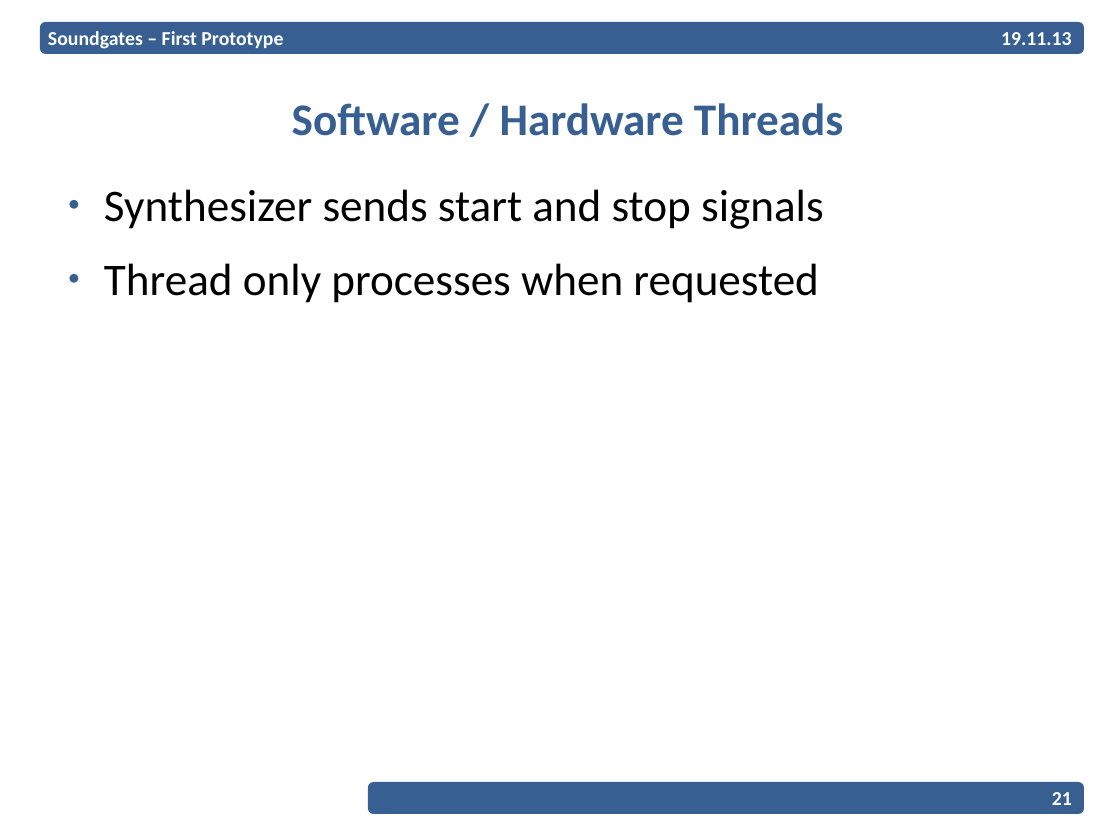
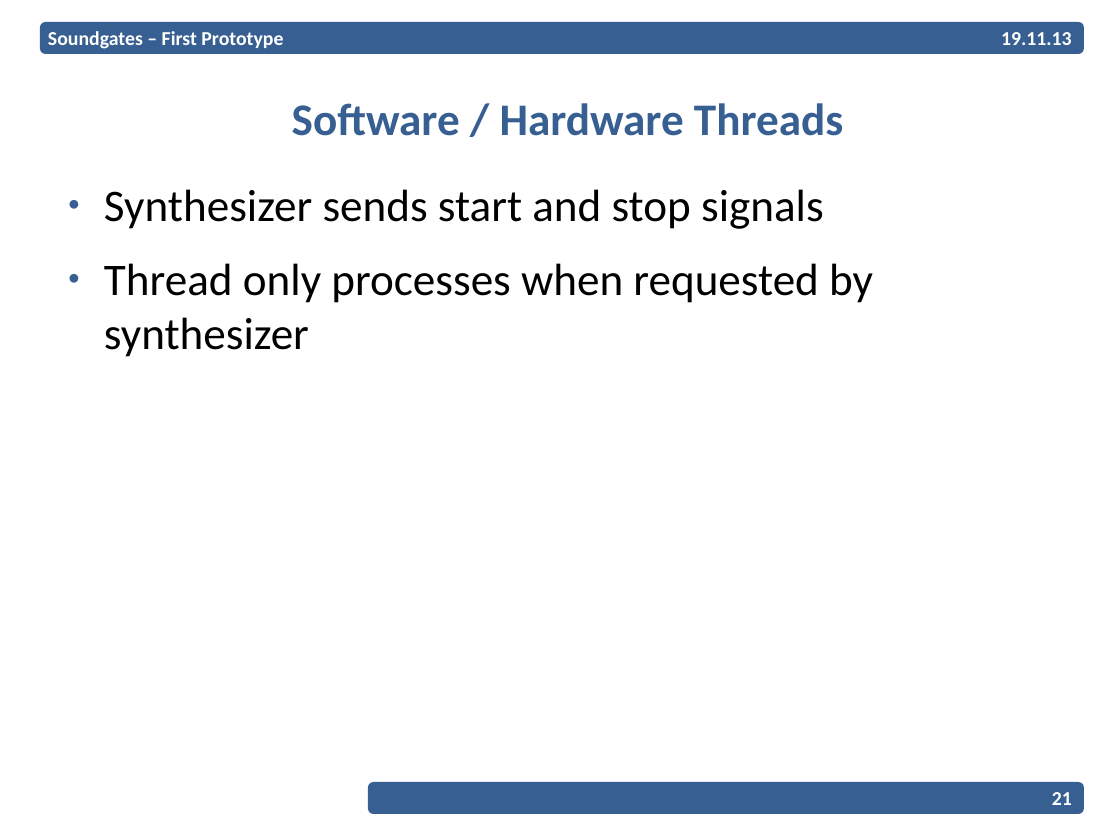
Before and after one commit to EPiCS/soundgates, a slide deck: slide 21 of documents/milestone1-2-presentation/Presentation.odp. Drawn at 1120x840 pixels with LibreOffice and Linux fonts; fonts in the diff are those of the drawing; background and template pictures are left out. Boxes give left, top, right and bottom in pixels: in the first picture for what was removed or moved away, otherwise in the second. Text is boxed around its words. In the diff, an @@ line names an element or a change of style, - is before the commit and + after.

```diff
--- a/documents/milestone1-2-presentation/Presentation.odp
+++ b/documents/milestone1-2-presentation/Presentation.odp
@@ text at (104,263,873,357): text changed @@
-● Thread only processes when requested
+● Thread only processes when requested by synthesizer
```
Also in this commit, not shown: 8 other slides changed, 1 slide added.
